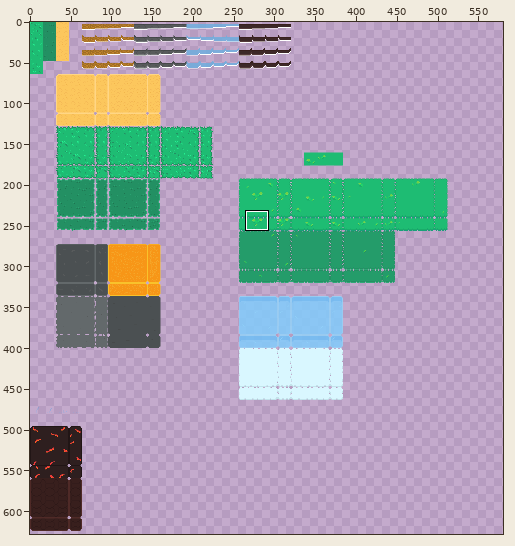
One commit to this sprite sheet: assets/Textures/tiles.png. Above, an overview of the earlier version with the close-up marked.
Close-up. As it was:
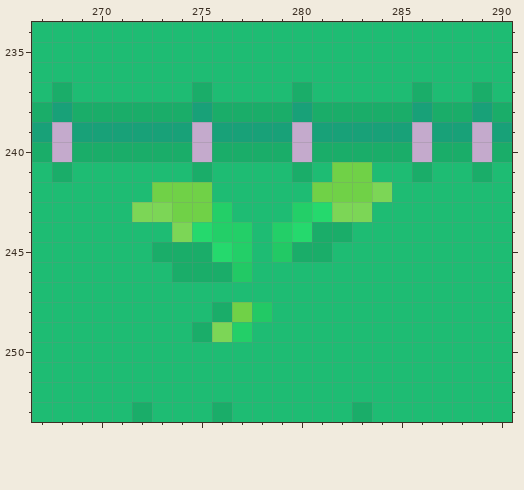
The file is 1024x1024 pixels. Pixels under 10% opacity are left out. Colours within 5 levels of each other are drawn and written as one. Shown: x 267..290, y 234..253. The wide view leaves out empty margins. The commit also changed other parts of the picture, which this record leaves out.
After the commit:
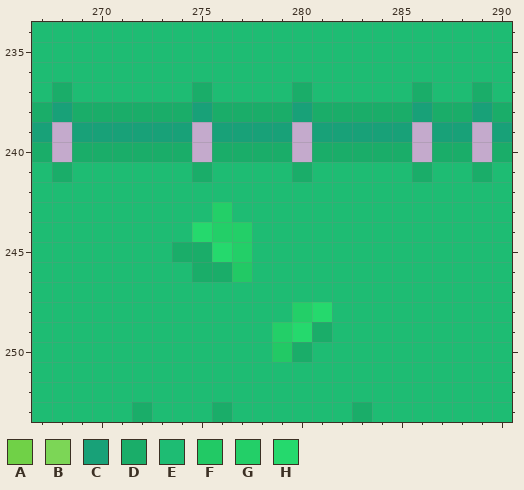
Palette (. is transparent): A #70d147  B #7cd656  C #18a178  D #1aad69  E #1ebc73  F #22c965  G #23cf68  H #25d96d
Edits made:
y 241: x 282..283 AA -> EE
y 242: x 273..275 AAA -> EEE; x 281..284 AAAB -> EEEE
y 243: x 272..275 BBAA -> EEEE; x 280..283 GHBB -> EEEE
y 244: x 274 B -> E; x 279..282 GHDD -> EEEE
y 245: x 273 D -> E; x 279..281 FDD -> EEE
y 246: x 274 D -> E
y 248: x 276..278 DAF -> EEE; x 280..281 EE -> GH
y 249: x 275..277 DBG -> EEE; x 279..281 EEE -> GHD
y 250: x 279..280 EE -> FD
Changed places in both close-ups, as pixel boxes (x1, y1, x2, y2):
changed: (132, 162, 392, 362)
